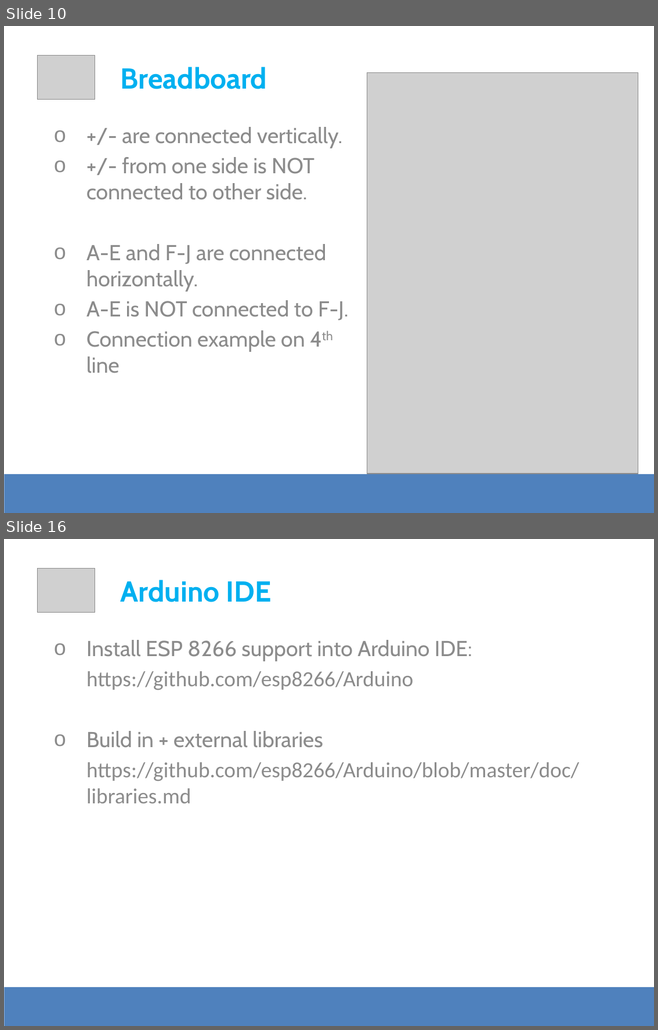
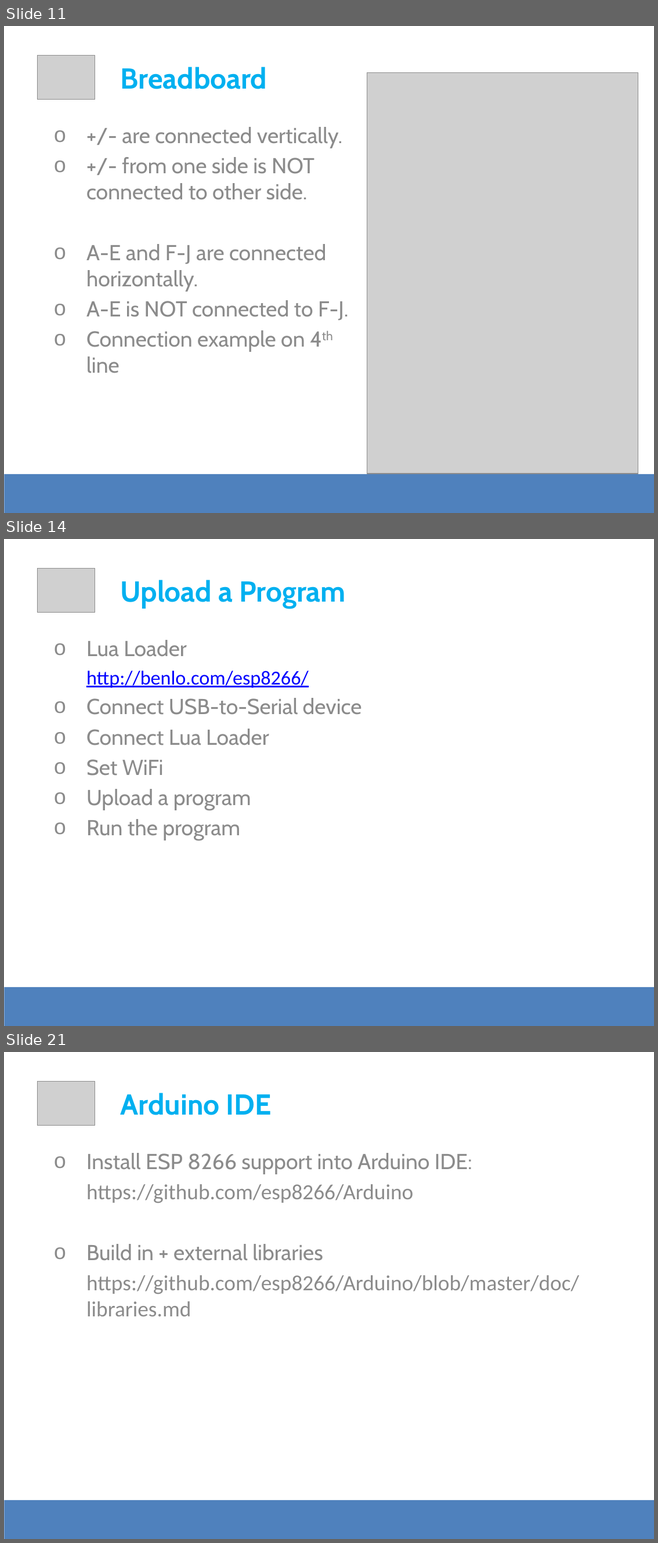
Before and after one commit to apolo-11/es-workshop-esp8266, a slide deck: DevSession - ESP8266.pptx. Shown one above the other, each under a label of ours: slides 10 and 16 before the commit, slides 11, 14 and 21 after it; the slides between them are not shown. The pictures are 658x1030 and 658x1543 pixels, drawn with LibreOffice and Linux fonts; fonts in the diff are those of the drawing; grey boxes stand for pictures. Boxes give left, top, right and bottom in pixels: in the first picture for what was removed or moved away, otherwise in the second. Text is boxed around its words. In the diff, an @@ line names an element or a change of style, - is before the commit and + after.

Commit message:
presentation + python, driver, LuaLoader

```diff
--- a/DevSession - ESP8266.pptx
+++ b/DevSession - ESP8266.pptx
@@ slide 14 added at box(4, 539, 654, 1026), background #FFFFFF @@
@@ picture added at box(37, 568, 95, 613) @@
@@ text added at box(121, 580, 345, 607), 32 pt, text #00B0F0, bold @@
+Upload a Program
@@ text added at box(86, 640, 362, 841), 24 pt, text #8C8C8C @@
+o Lua Loader
+  http://benlo.com/esp8266/
+o Connect USB-to-Serial device
+o Connect Lua Loader
+o Set WiFi
+o Upload a program
+o Run the program
@@ rectangle added at box(4, 987, 654, 1026), fill #4F81BD @@
@@ what was slide 10 is now slide 11 @@
@@ what was slide 16 is now slide 21 @@
```
Also in this commit, not shown: 3 slides changed, 9 other slides added, 4 slides removed, 3 other files.
